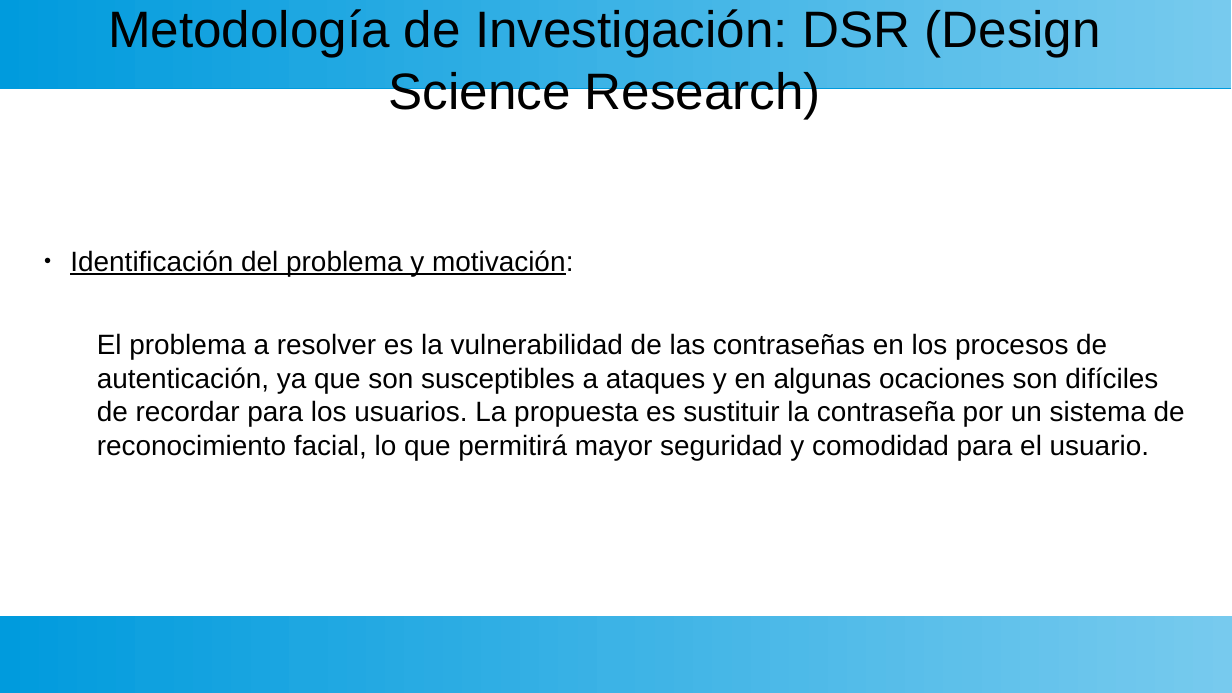
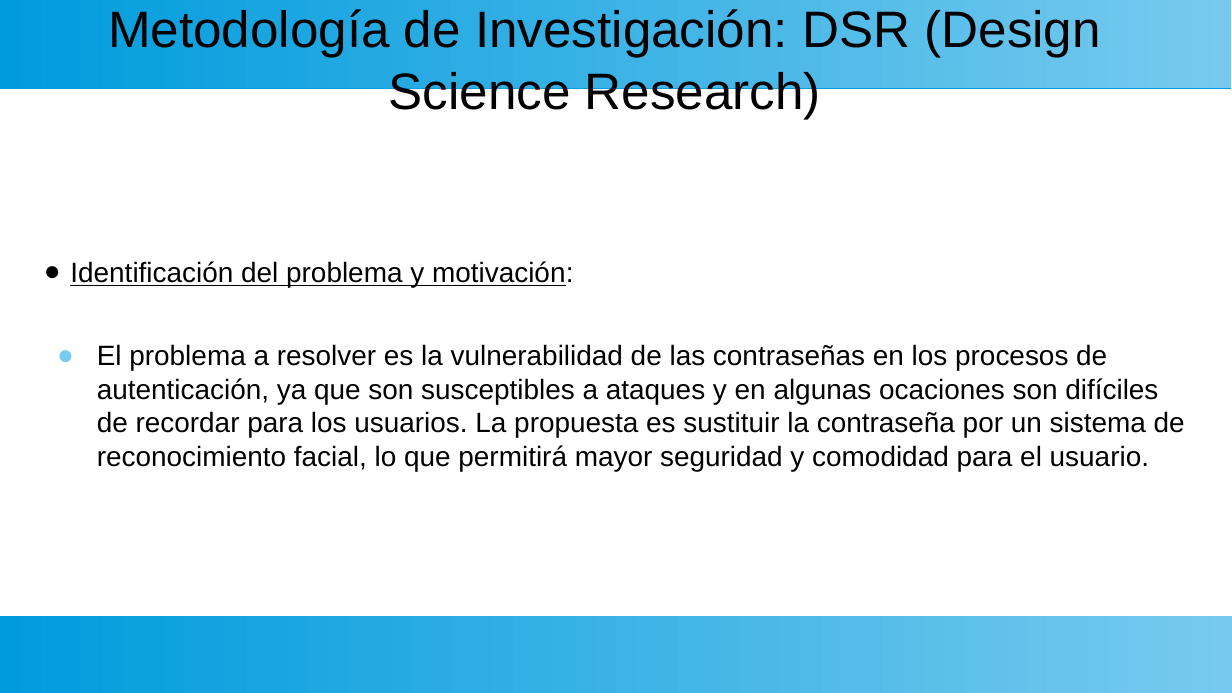
Before and after one commit to EnzoPennisi/reconocimiento-facial, a slide deck: slide 3 of Documentacion/Presentacion_reconocimientoFacial.odp. Drawn at 1232x693 pixels with LibreOffice and Linux fonts; fonts in the diff are those of the drawing. Boxes give left, top, right and bottom in pixels: in the first picture for what was removed or moved away, otherwise in the second. Text is boxed around its words. In the diff, an @@ line names an element or a change of style, - is before the commit and + after.

```diff
--- a/Documentacion/Presentacion_reconocimientoFacial.odp
+++ b/Documentacion/Presentacion_reconocimientoFacial.odp
@@ text "Identificación del problema y motivación:" at (x1=70, y1=261, x2=1185, y2=471): bullet none to ● @@
```
Also in this commit, not shown: 7 other slides changed, 6 slides added.
